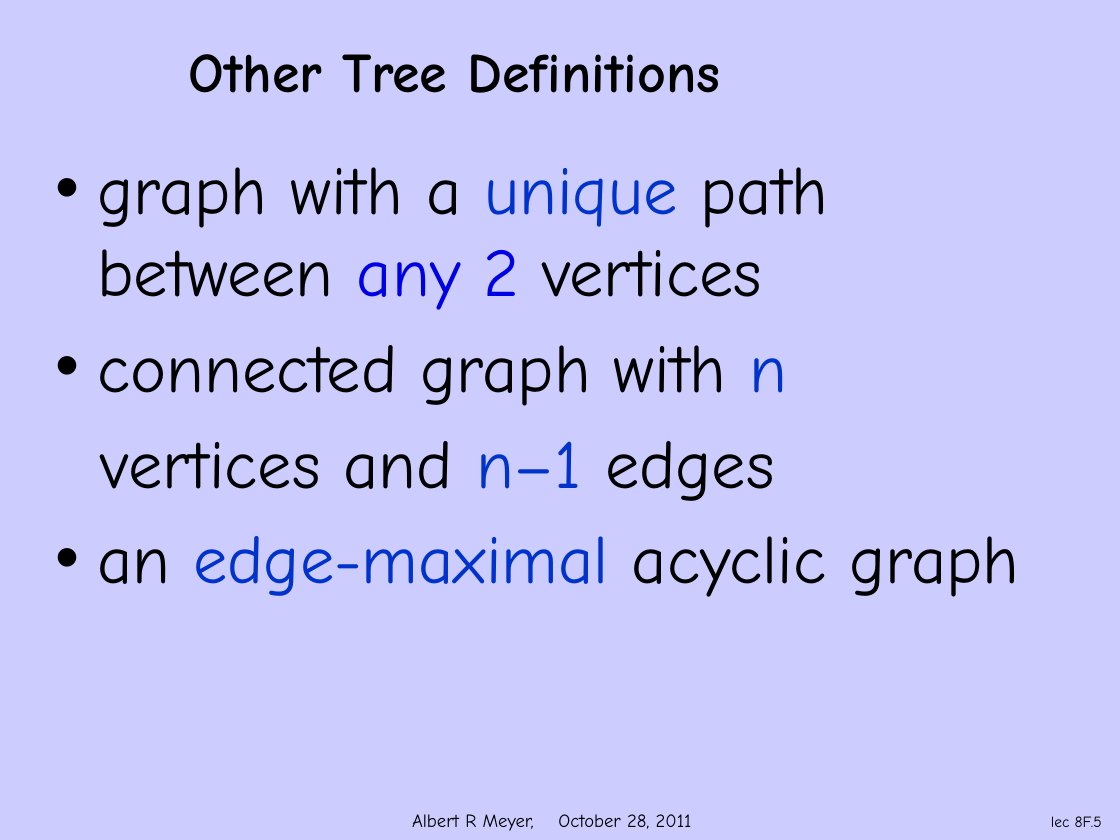
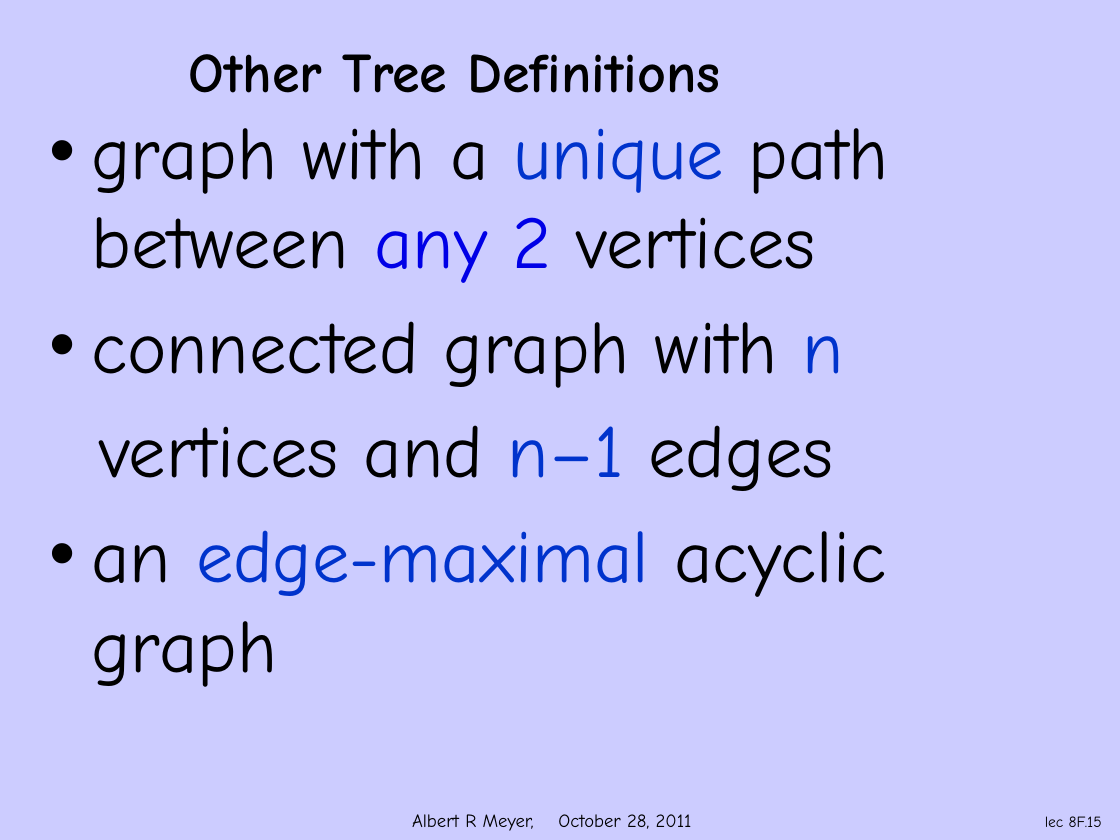
Before and after one commit to armeyer/mcs_web, a slide deck: slide 15 of fall11/slidesF11/slides9m.pptx (slide 5 before the commit). Drawn at 1120x840 pixels with LibreOffice and Linux fonts; fonts in the diff are those of the drawing; background and template pictures are left out. Boxes give left, top, right and bottom in pixels: in the first picture for what was removed or moved away, otherwise in the second. Text is boxed around its words. In the diff, an @@ line names an element or a change of style, - is before the commit and + after.

```diff
--- a/fall11/slidesF11/slides9m.pptx
+++ b/fall11/slidesF11/slides9m.pptx
@@ text "graph with a unique path ...": place and size @@
-text "graph with a unique path ..." at [97,167,1019,597]
+text "graph with a unique path ..." at [91,128,889,687]
@@ text "graph with a unique path ..." at [91,128,889,687]: size 44 to 48 pt @@
@@ page number at [1045,816,1102,827]: text changed @@
-lec 8F.5
+lec 8F.15
```
Also in this commit, not shown: 7 other slides changed, 10 slides added, 10 other files.
